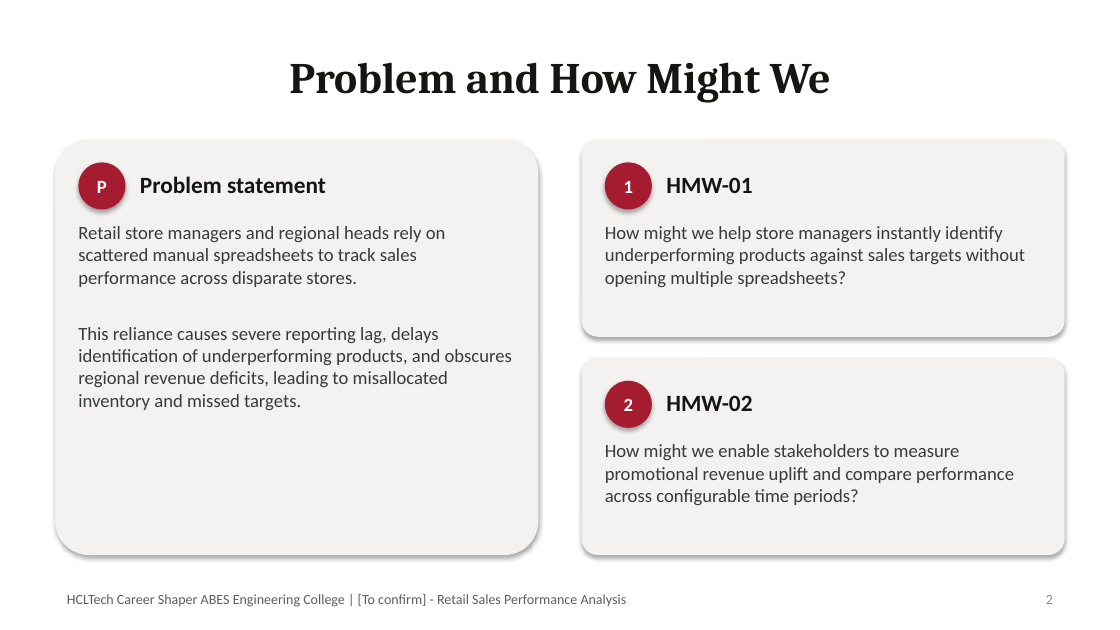
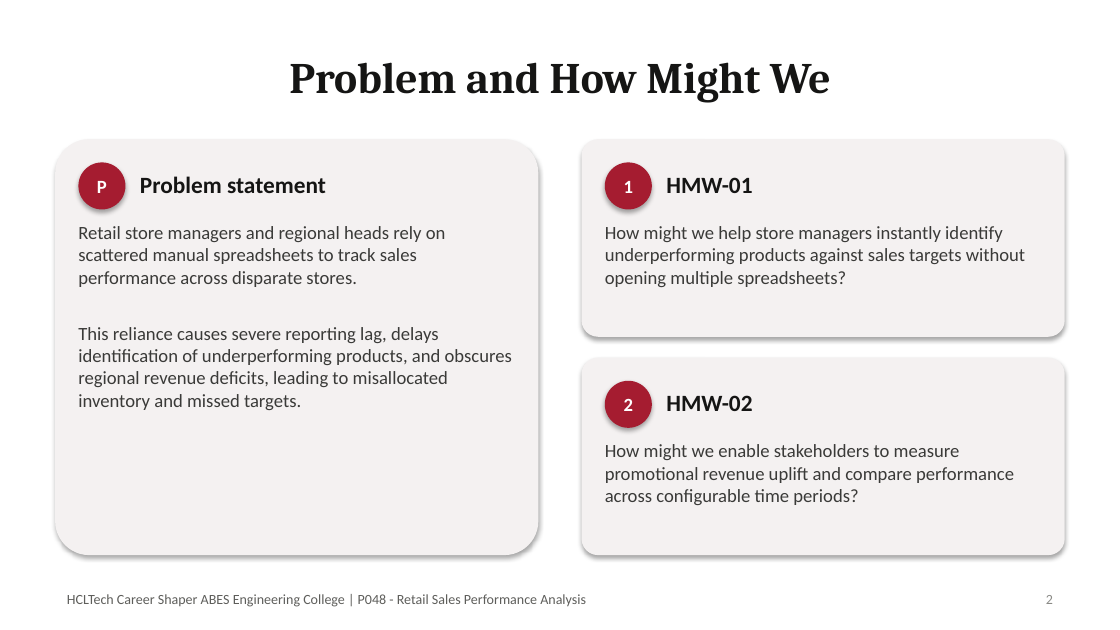
Before and after one commit to goyalApeksha/retail-sales-performance-analysis, a slide deck: slide 2 of docs/18_Presentation_RetailSales_ApekshaGoel.pptx. Drawn at 1120x630 pixels with LibreOffice and Linux fonts; fonts in the diff are those of the drawing. Boxes give left, top, right and bottom in pixels: in the first picture for what was removed or moved away, otherwise in the second. Text is boxed around its words. In the diff, an @@ line names an element or a change of style, - is before the commit and + after.

Commit message:
docs: finalize project P048 with official ABES logo, live dashboard screenshot, mentor Mr. Dinesh, and batch ABES_OND26_MCA_Batch_01

```diff
--- a/docs/18_Presentation_RetailSales_ApekshaGoel.pptx
+++ b/docs/18_Presentation_RetailSales_ApekshaGoel.pptx
@@ text at <box>67,594,586,607</box>: text changed @@
-HCLTech Career Shaper ABES Engineering College | [To confirm] - Retail Sales Performance Analysis
+HCLTech Career Shaper ABES Engineering College | P048 - Retail Sales Performance Analysis
```
Also in this commit, not shown: 10 other slides changed, 36 other files.
